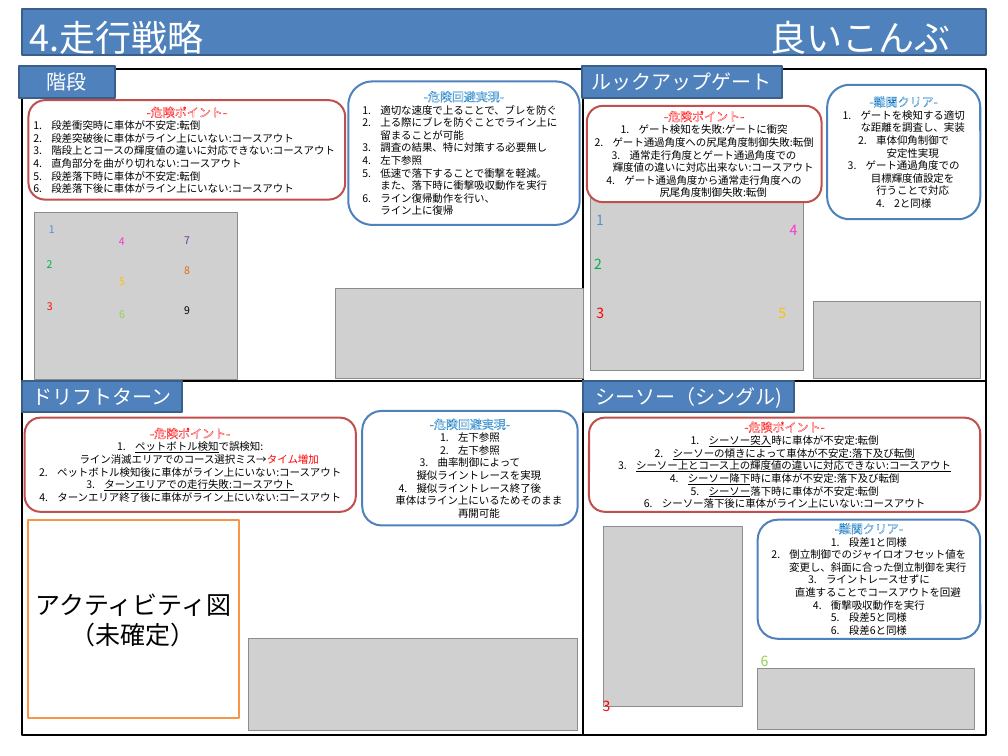
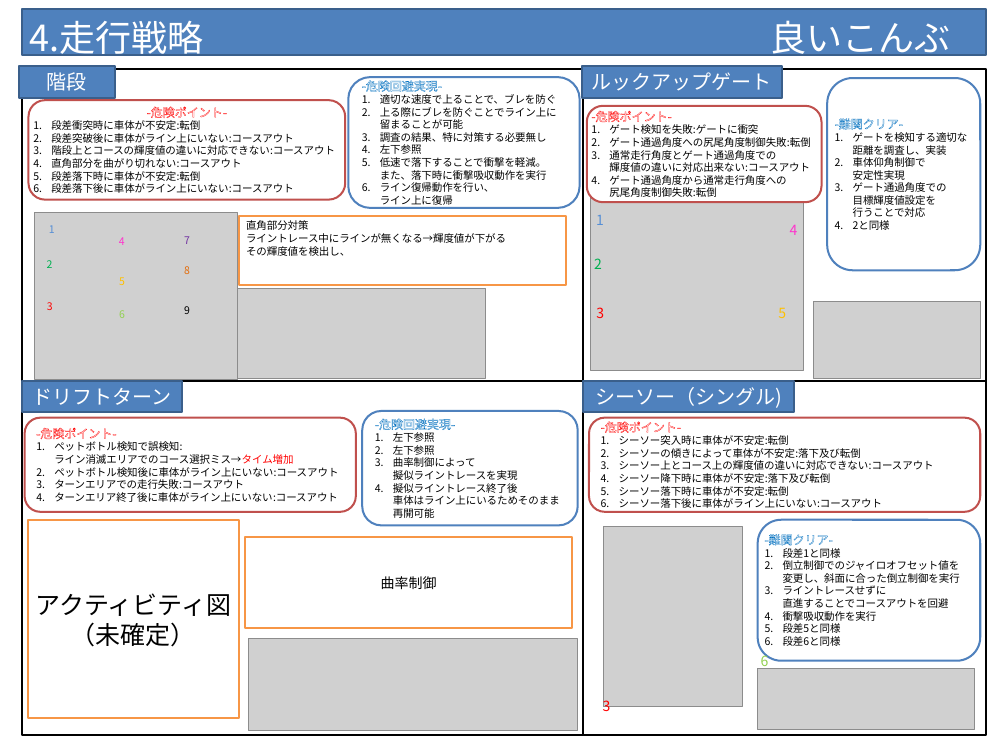
Before and after one commit to class-snct-rikitakelab/e-konbu2012, a slide deck: slide 1 of models/N_MURA.pptx. Drawn at 1008x756 pixels with LibreOffice and Linux fonts; fonts in the diff are those of the drawing; grey boxes stand for pictures. Boxes give left, top, right and bottom in pixels: in the first picture for what was removed or moved away, otherwise in the second. Text is boxed around its words. In the diff, an @@ line names an element or a change of style, - is before the commit and + after.

```diff
--- a/models/N_MURA.pptx
+++ b/models/N_MURA.pptx
@@ rounded rectangle "-危険回避実現-": place and size @@
-rounded rectangle "-危険回避実現-" at [348,81,580,225]
+rounded rectangle "-危険回避実現-" at [348,77,580,208]
@@ text in rounded rectangle at [362,78,442,92]: alignment centre to left @@
@@ alignment centre to left in 4 elements at [362,411,577,526], [587,106,822,202], [757,520,980,661], [827,78,981,270] @@
@@ rounded rectangle "-難関クリア-": place and size @@
-rounded rectangle "-難関クリア-" at [827,85,981,220]
+rounded rectangle "-難関クリア-" at [827,78,981,270]
@@ rectangle added at [239,216,567,285], fill #FFFFFF, outline #F79646 2 pt, 10.5 pt, text #000000 @@
+直角部分対策
+ライントレース中にラインが無くなる→輝度値が下がる
+その輝度値を検出し、
@@ picture: place and size @@
-picture at [336,288,583,378]
+picture at [238,288,485,378]
@@ rounded rectangle "-危険ポイント-" at [24,418,356,512]: underline off in "ペットボトル検知で誤検知:", "ターンエリアでの走行失敗:コースアウト"; alignment centre to left @@
@@ rounded rectangle "-危険ポイント-" at [589,418,980,512]: underline off in "シーソー突入時に車体が不安定:転倒", "シーソーの傾きによって車体が不安定:落下及び転倒", "シーソー上とコース上の輝度値の違いに対応できない:コースアウト", "シーソー降下時に車体が不安定:落下及び転倒" and 1 more places; alignment centre to left @@
@@ rectangle added at [245,536,572,628], fill #FFFFFF, outline #F79646 2 pt, 14 pt, text #000000 @@
+曲率制御
@@ rounded rectangle "-難関クリア-": place and size @@
-rounded rectangle "-難関クリア-" at [757,520,980,639]
+rounded rectangle "-難関クリア-" at [757,520,980,661]
```
Also in this commit, not shown: 2 other files.
